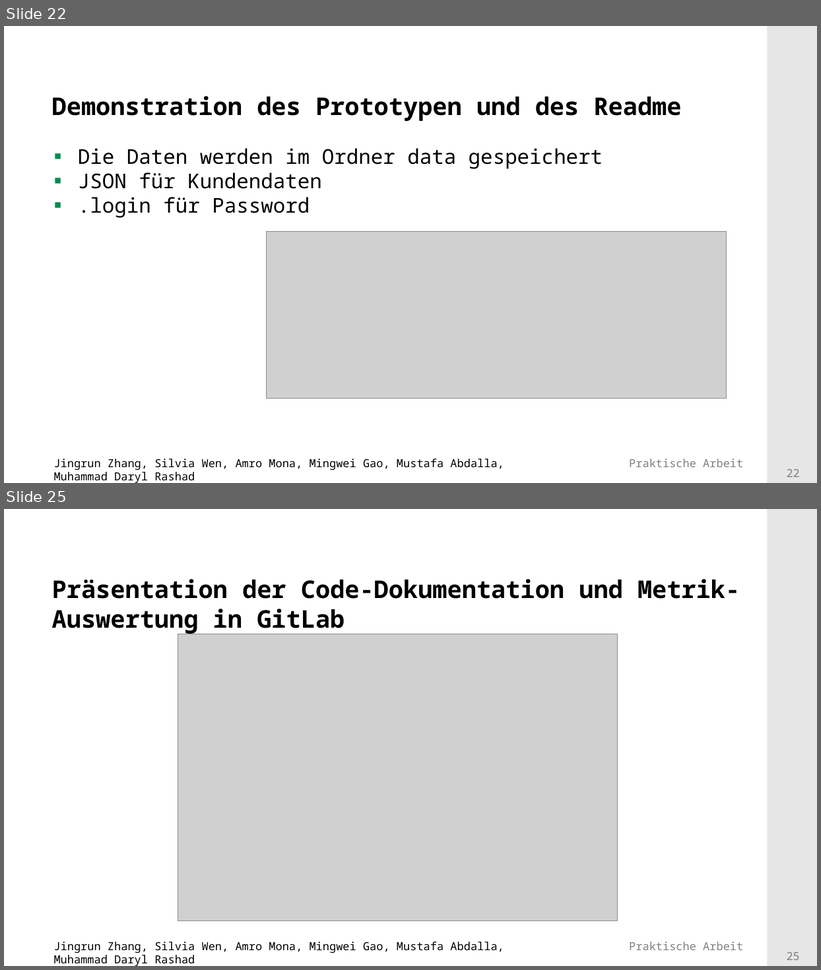
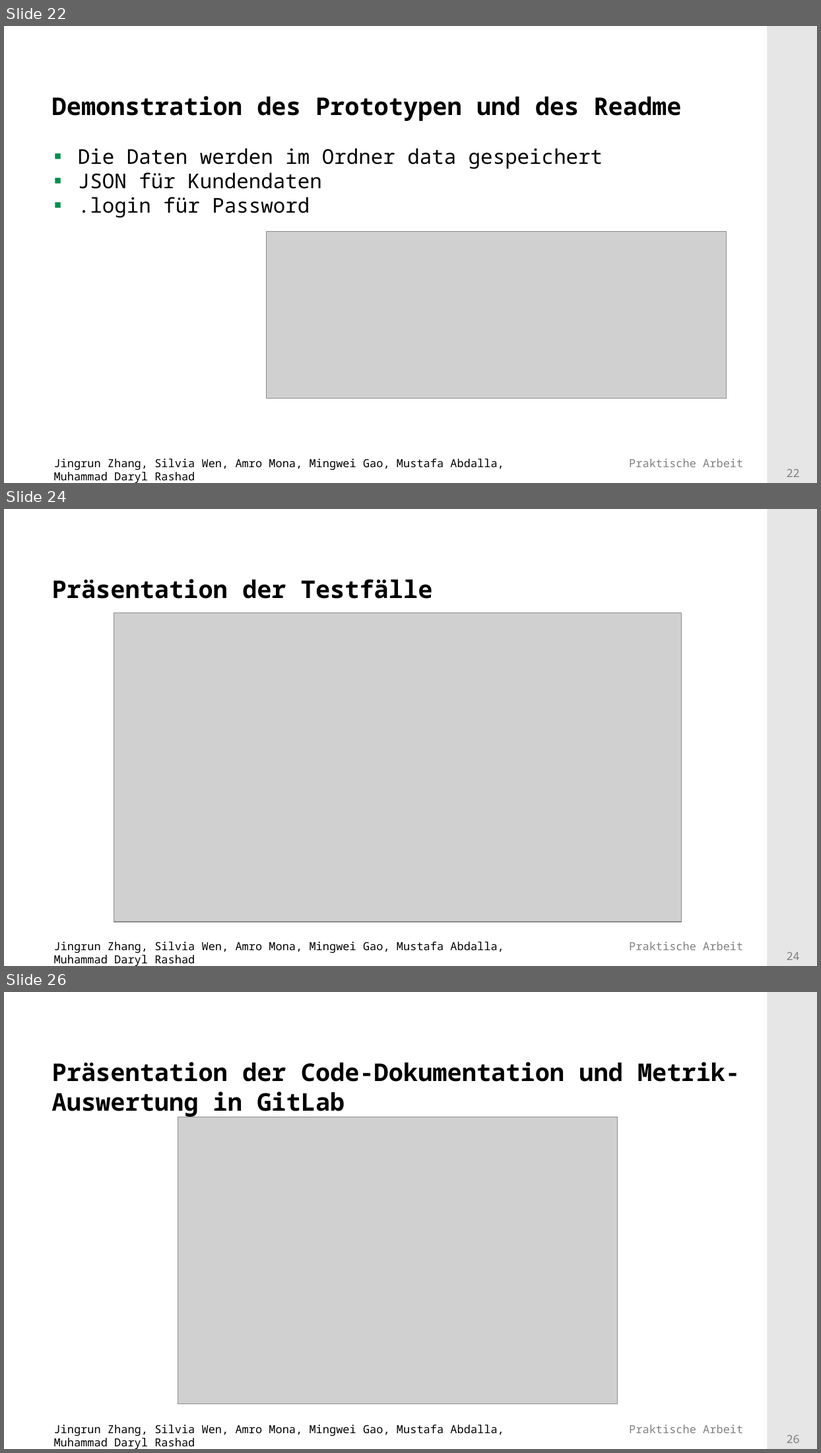
Before and after one commit to Mufasaxi/SimpleBank, a slide deck: prototype/Praesentation_Vorlage_OOP_2023_2_OOP.pptx. Shown one above the other, each under a label of ours: slides 22 and 25 before the commit, slides 22, 24 and 26 after it; the slides between them are not shown. The pictures are 821x970 and 821x1453 pixels, drawn with LibreOffice and Linux fonts; fonts in the diff are those of the drawing; grey boxes stand for pictures; background and template pictures are left out. Boxes give left, top, right and bottom in pixels: in the first picture for what was removed or moved away, otherwise in the second. Text is boxed around its words. In the diff, an @@ line names an element or a change of style, - is before the commit and + after.

```diff
--- a/prototype/Praesentation_Vorlage_OOP_2023_2_OOP.pptx
+++ b/prototype/Praesentation_Vorlage_OOP_2023_2_OOP.pptx
@@ slide 24 added at [4,509,817,966], background #FFFFFF; not listed: 4 template elements that a slide beside it also shows @@
@@ title added at [52,579,433,599], 24 pt, text #000000, bold @@
+Präsentation der Testfälle
@@ picture added at [114,613,682,921] @@
@@ what was slide 25 is now slide 26 @@
@@ page number at [787,1436,800,1443]: text changed @@
-25
+26
```
Also in this commit, not shown: 5 slides changed.
